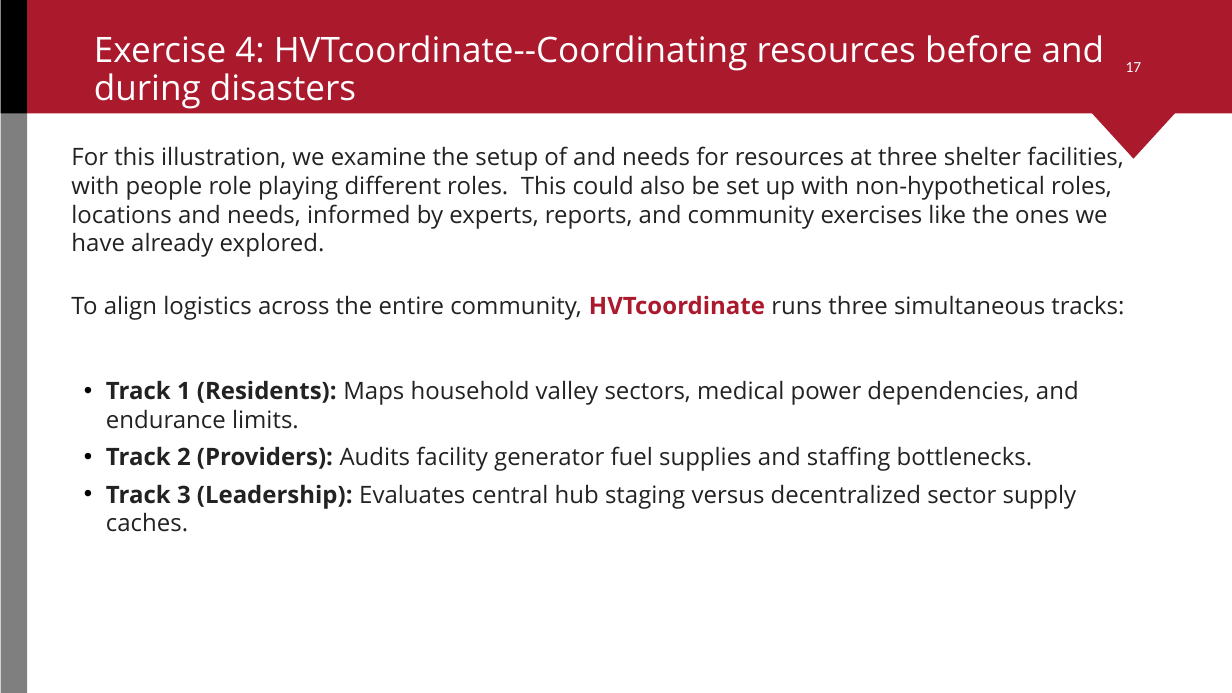
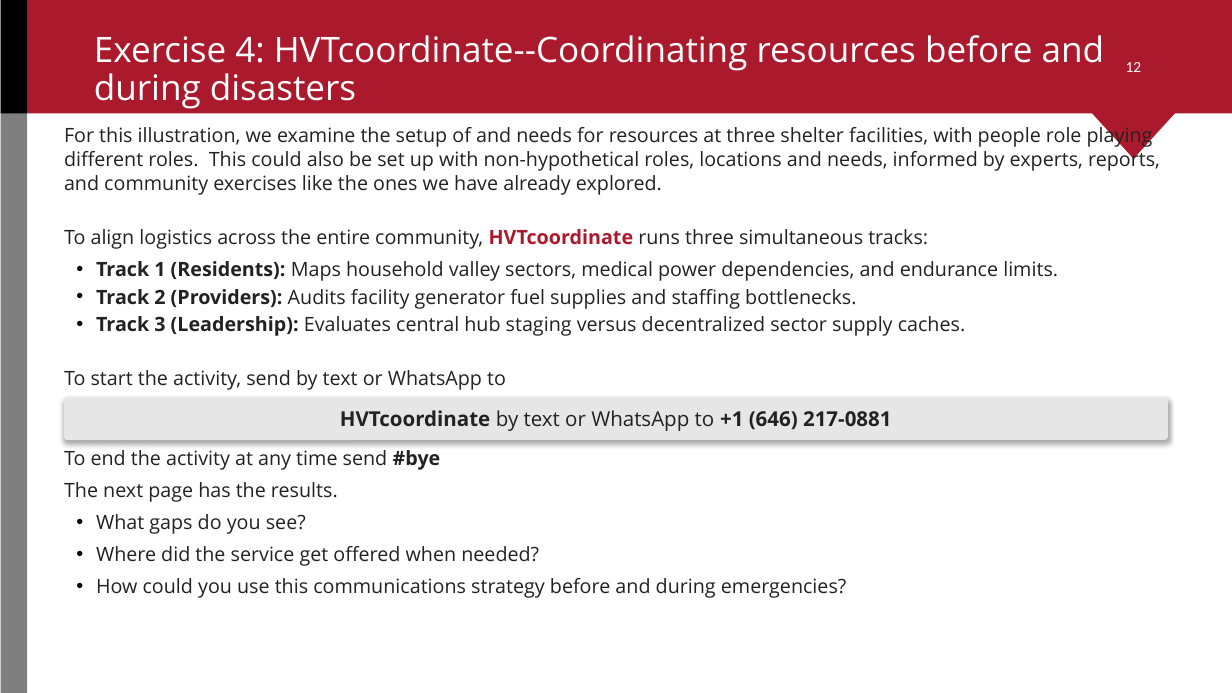
Before and after one commit to ccsfist/gitio2ppt, a slide deck: slide 12 of HoopaValley_Workshop.pptx (slide 17 before the commit). Drawn at 1232x693 pixels with LibreOffice and Linux fonts; fonts in the diff are those of the drawing; background and template pictures are left out. Boxes give left, top, right and bottom in pixels: in the first picture for what was removed or moved away, otherwise in the second. Text is boxed around its words. In the diff, an @@ line names an element or a change of style, - is before the commit and + after.

```diff
--- a/HoopaValley_Workshop.pptx
+++ b/HoopaValley_Workshop.pptx
@@ page number at bbox=[1126, 62, 1142, 72]: text changed @@
-17
+12
@@ text "For this illustration, we examine ...": place and size @@
-text "For this illustration, we examine ..." at bbox=[71, 143, 1123, 257]
+text "For this illustration, we examine ..." at bbox=[64, 124, 1160, 195]
@@ text "For this illustration, we examine ..." at bbox=[64, 124, 1160, 195]: size 14 to 11.5 pt @@
@@ text "To align logistics across the ..." at bbox=[64, 229, 928, 249]: size 14 to 11.5 pt @@
@@ text "To align logistics across the ...": place and size @@
-text "To align logistics across the ..." at bbox=[71, 295, 1124, 320]
+text "To align logistics across the ..." at bbox=[64, 229, 928, 249]
@@ text "Track 1 (Residents): Maps household ...": place and size @@
-text "Track 1 (Residents): Maps household ..." at bbox=[106, 380, 1079, 532]
+text "Track 1 (Residents): Maps household ..." at bbox=[96, 261, 1058, 336]
@@ text "Track 1 (Residents): Maps household ..." at bbox=[96, 261, 1058, 336]: size 14 to 11.5 pt; indent changed; less space between paragraphs @@
@@ text added at bbox=[64, 370, 506, 390], 11.5 pt, text #222222 @@
+To start the activity, send by text or WhatsApp to
@@ rounded rectangle added at bbox=[64, 397, 1168, 440], fill #E7E6E6, 12 pt, text #222222, bold @@
+HVTcoordinate by text or WhatsApp to +1 (646) 217-0881
@@ text added at bbox=[64, 450, 441, 470], 11.5 pt, text #222222 @@
+To end the activity at any time send #bye
@@ text added at bbox=[64, 482, 338, 502], 11.5 pt, text #222222 @@
+The next page has the results.
@@ text added at bbox=[96, 514, 306, 534], 11.5 pt, text #222222 @@
+• What gaps do you see?
@@ text added at bbox=[96, 546, 539, 566], 11.5 pt, text #222222 @@
+• Where did the service get offered when needed?
@@ text added at bbox=[96, 578, 846, 598], 11.5 pt, text #222222 @@
+• How could you use this communications strategy before and during emergencies?
```
Also in this commit, not shown: 14 other slides changed, 10 slides removed, 6 other files.
